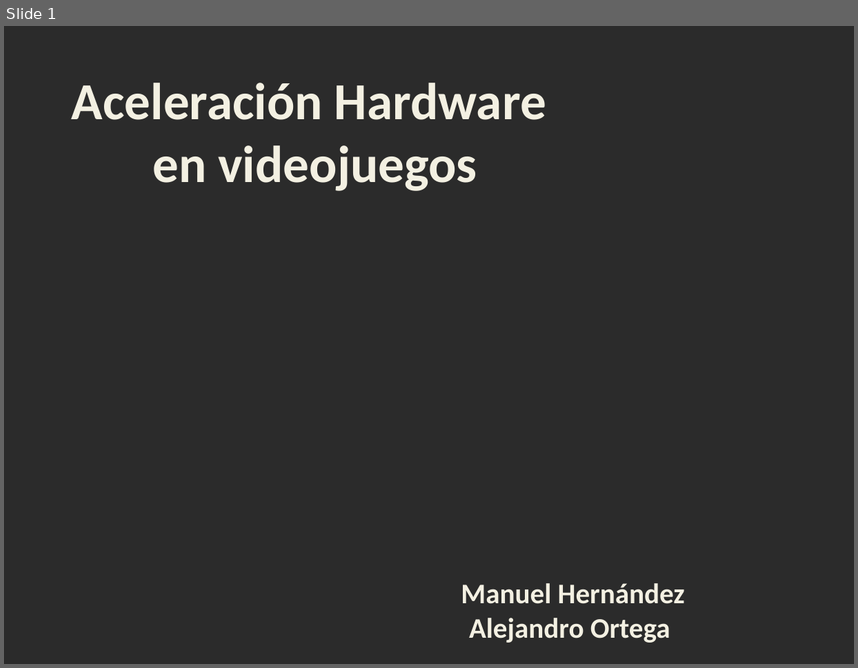
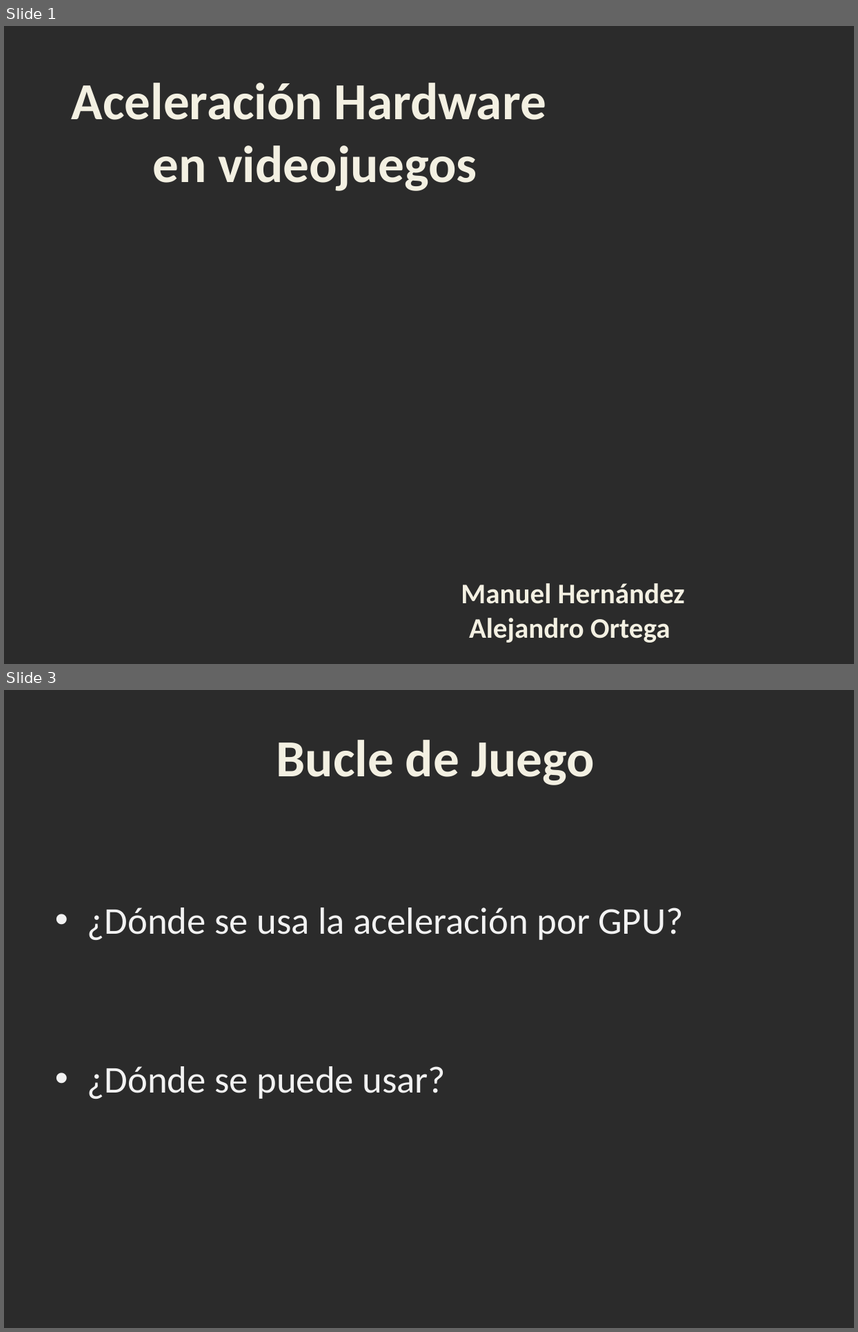
Before and after one commit to manherna/GPUS, a slide deck: Presen.pptx. Shown one above the other, each under a label of ours: slide 1 before the commit, slides 1 and 3 after it; the slides between them are not shown. The pictures are 858x668 and 858x1332 pixels, drawn with LibreOffice and Linux fonts; fonts in the diff are those of the drawing; background and template pictures are left out; a plain dark background stands for a picture behind light text. Boxes give left, top, right and bottom in pixels: in the first picture for what was removed or moved away, otherwise in the second. Text is boxed around its words. In the diff, an @@ line names an element or a change of style, - is before the commit and + after.

```diff
--- a/Presen.pptx
+++ b/Presen.pptx
@@ slide 3 added at bbox=[4, 690, 854, 1328], background picture (left out) @@
@@ text added at bbox=[277, 740, 595, 785], 44 pt, text #F4F1E3, bold @@
+Bucle de Juego
@@ text added at bbox=[87, 907, 683, 1098], 32 pt, text #F2F2F2 @@
+• ¿Dónde se usa la aceleración por GPU?
+• ¿Dónde se puede usar?
```
Also in this commit, not shown: 1 slide changed, 2 other slides added, 2 slides removed, 4 other files.
